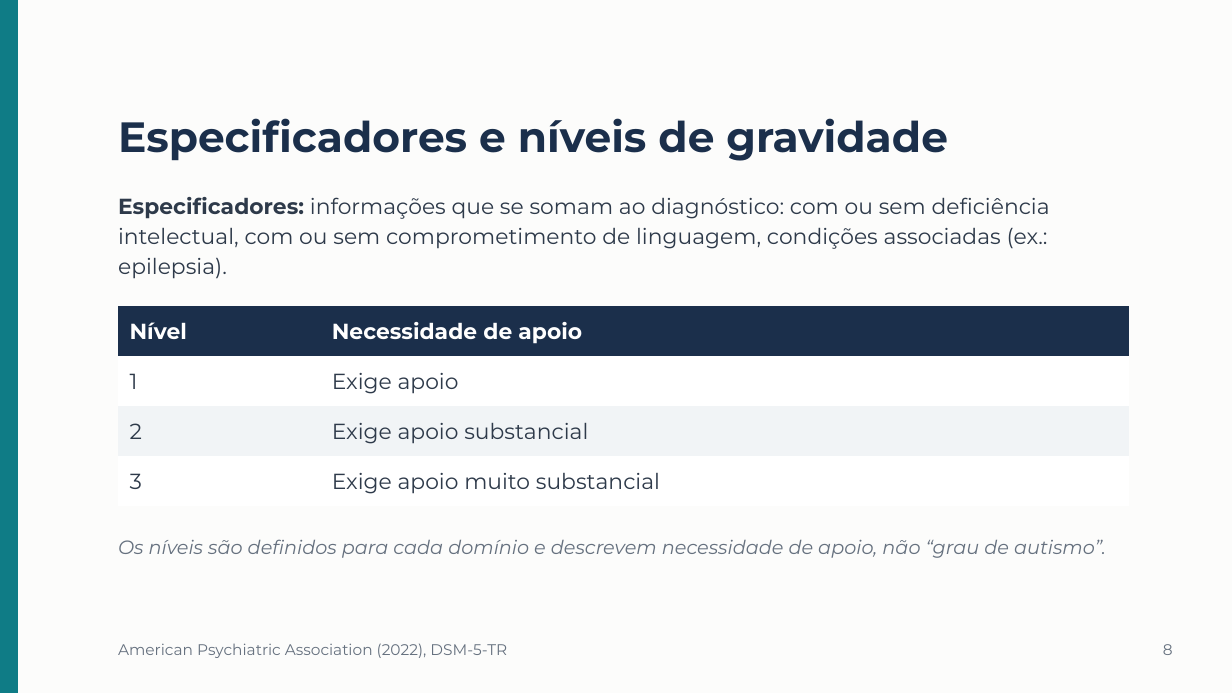
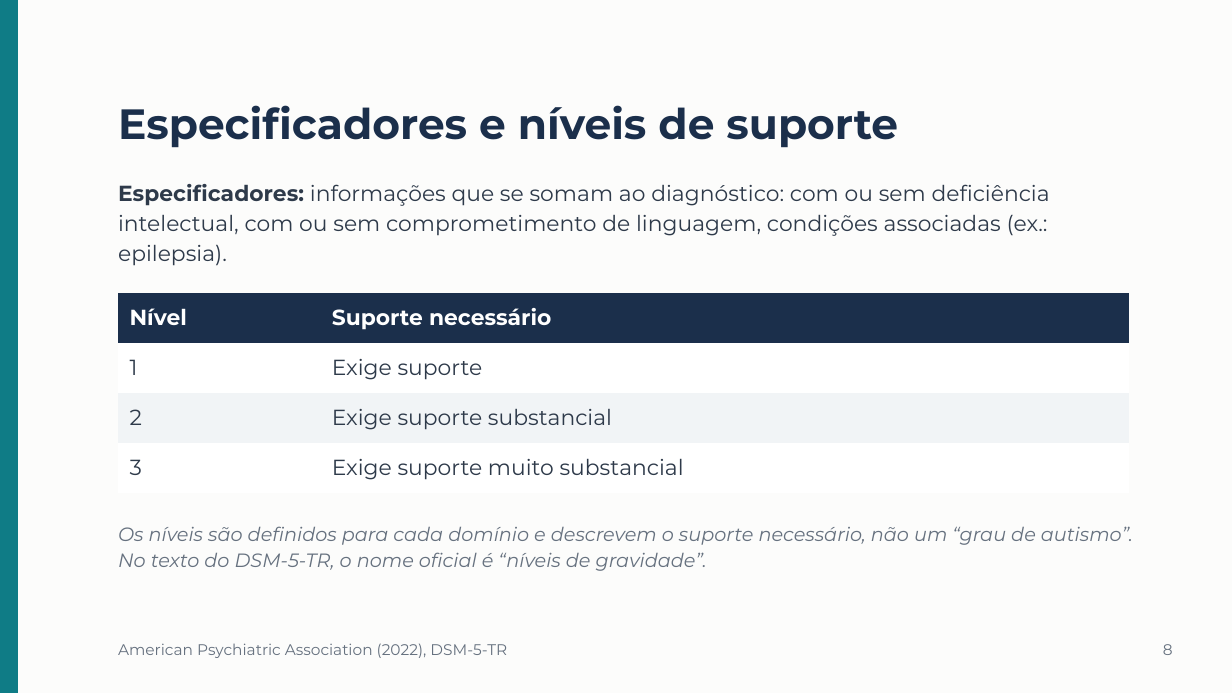
Before and after one commit to betinabinatti/CORE_WORKSHOP_ABA_TEA.md, a slide deck: slide 8 of workshop-aba-tea-lacc/apresentacao/Apresentacao_Workshop_ABA_TEA.pptx. Drawn at 1232x693 pixels with LibreOffice and Linux fonts; fonts in the diff are those of the drawing. Boxes give left, top, right and bottom in pixels: in the first picture for what was removed or moved away, otherwise in the second. Text is boxed around its words. In the diff, an @@ line names an element or a change of style, - is before the commit and + after.

```diff
--- a/workshop-aba-tea-lacc/apresentacao/Apresentacao_Workshop_ABA_TEA.pptx
+++ b/workshop-aba-tea-lacc/apresentacao/Apresentacao_Workshop_ABA_TEA.pptx
@@ text at [118, 105, 898, 148]: text changed @@
-Especificadores e níveis de gravidade
+Especificadores e níveis de suporte
@@ text "Especificadores: informações que se somam ...": place and size @@
-text "Especificadores: informações que se somam ..." at [118, 197, 1050, 279]
+text "Especificadores: informações que se somam ..." at [118, 184, 1050, 266]
@@ table: place and size @@
-table at [118, 306, 1130, 506]
+table at [118, 293, 1130, 494]
@@ table at [118, 293, 1130, 494] @@
-row 1, column 2: Necessidade de apoio
+row 1, column 2: Suporte necessário
-row 2, column 2: Exige apoio
+row 2, column 2: Exige suporte
-row 3, column 2: Exige apoio substancial
+row 3, column 2: Exige suporte substancial
-row 4, column 2: Exige apoio muito substancial
+row 4, column 2: Exige suporte muito substancial
@@ text at [118, 526, 1133, 571]: text changed @@
-Os níveis são definidos para cada domínio e descrevem necessidade de apoio, não “grau de autismo”.
+Os níveis são definidos para cada domínio e descrevem o suporte necessário, não um “grau de autismo”. No texto do DSM-5-TR, o nome oficial é “níveis de gravidade”.
```
Also in this commit, not shown: 1 other slide changed, 7 other files.
